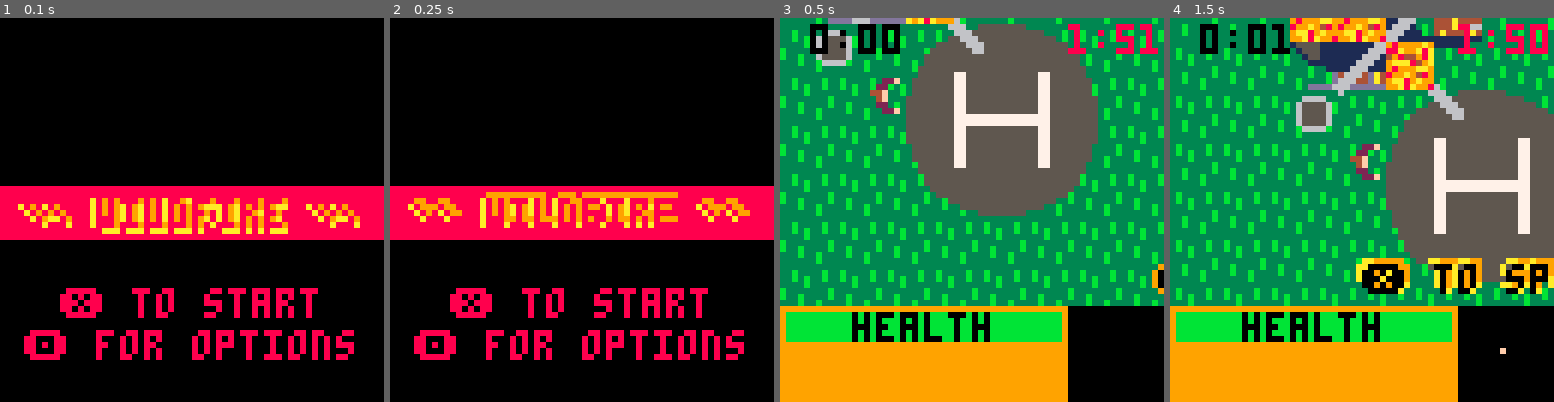
Above: before the commit, frames 1-4 (left to right).
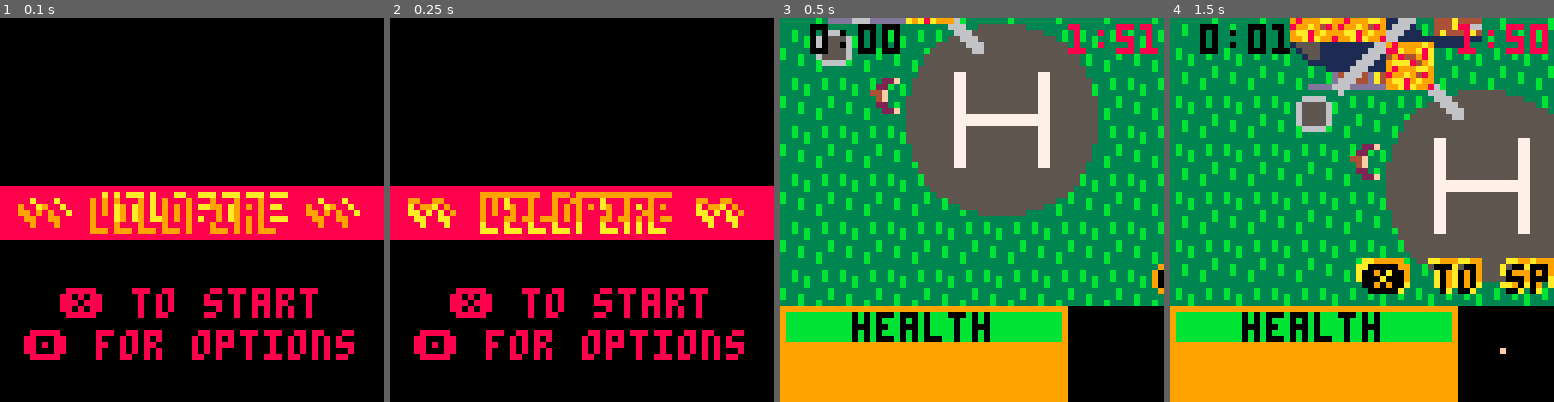
Above: after the commit, the same moments.

Repository: notCalle/pico-8-carts
Game: PICO-8 cartridge wildfire.p8
Same seed, same stepped clock (60 frames per second), same inputs: the game is played once before the commit and once after it.
Inputs:
- Up to frame 1 (0.1 s): no input
- Up to frame 2 (0.25 s): no input
- Up to frame 3 (0.5 s): tap X (X key) at 0.33 s
- Up to frame 4 (1.5 s): tap O (Z key) at 0.7 s; tap X (X key) at 1.07 s

The runs differ from the first frame. In frame 1, 3.6% of the frame differs, in the area x 4-94%, y 45-57%; in frame 2, 2.1%; in frame 3, nothing differs; in frame 4, nothing differs.

Commit message:
Deduplicate cetered text drawing

Diff:
--- a/wildfire.p8
+++ b/wildfire.p8
@@ -67,23 +67,32 @@
 	return band(mask,flags)~=0
 end
 
+ctext={
+	init=function(my,str)
+		my.str=str
+	end,
+
+	draw=function(my,x,y,c)
+		local xo=-2*#my.str
+		print(my.str,x+xo,y,c)
+	end,
+}
+
 firetext={
 	draw=function(str)
-	 local x=19-2*#str
+		local txt={}
+		ctext.init(txt,"∧ "..str.." ∧  ")
 		camera() clip()
 		rectfill(0,28,64,36,8)
-		print("∧ "..str.." ∧",x+rnd(3),29+rnd(3),10)
-		print("∧ "..str.." ∧",x+rnd(3),29+rnd(3),9)
-		print("∧ "..str.." ∧",x+rnd(3),29+rnd(3),10)
-		print("∧ "..str.." ∧",x+rnd(3),29+rnd(3),9)
-		print("∧ "..str.." ∧",x+1,30,8)
-	end,
-}
-
-function cprint(str,y,c,wide)
-	local w=0
-	if(wide) w=wide
-	local x=32-2*#str-2*w
+		for n=1,4 do
+			ctext.draw(txt,31+rnd(3),29+rnd(3),9+n%2)
+		end
+		ctext.draw(txt,32,30,8)
+	end,
+}
+
+function cprint(str,y,c)
+	local x=32-2*#str
 
 	print(str,x,y,c)
 end
@@ -109,8 +118,8 @@
 		if(not game.nth_tick(2)) return
 		cls(0)
 		firetext.draw("wildfire")
-		cprint("❎ to start",45,8,1)
-		cprint("🅾️ for options",52,8,1)
+		cprint("❎ to start ",45,8)
+		cprint("🅾️ for options ",52,8)
 	end,
 }
 
